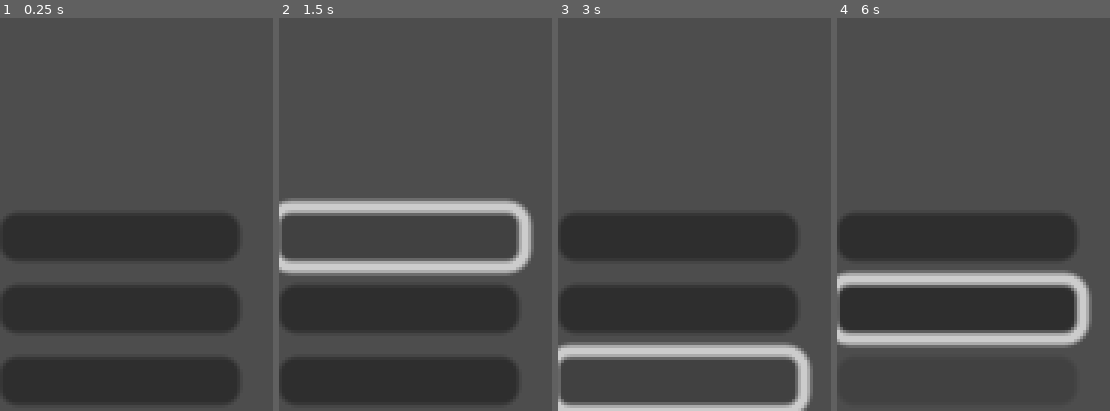
Above: before the commit, frames 1-4 (left to right).
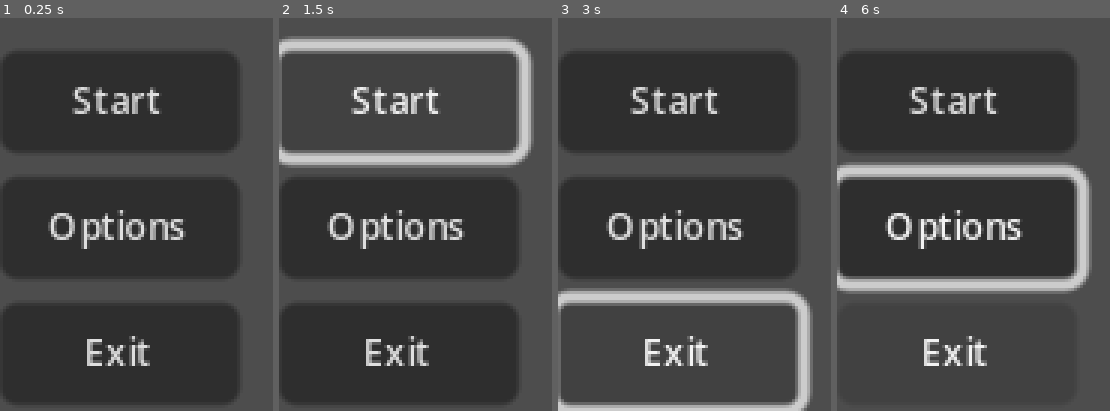
Above: after the commit, the same moments.

Repository: AlayandeWork/Rate.My.Hero
Game: Godot game, scene res://Nodes/Menu/menu.tscn
The game is run twice, just before and just after one commit, with the same random seed, the same clock (stepped at 60 frames per second) and the same inputs. This scene is started directly instead of the project's main scene.
Inputs (mouse positions are in pixels of both pictures, inside the frame that each line leads up to; where the layout moved, square brackets give the same spot in the first picture):
- Up to frame 1 (0.25 s): no input
- Up to frame 2 (1.5 s): click (399, 226) [399, 308] at 0.5 s; click (399, 100) [399, 238] at 1.25 s
- Up to frame 3 (3 s): click (678, 100) [678, 238] at 2 s; click (678, 352) [678, 379] at 2.75 s
- Up to frame 4 (6 s): hold Right (Right) 3.53-4.28 s; hold Down (Down) 4.28-5.03 s; hold Right (Right) 5.03-5.78 s; hold Up (Up) from 5.78 s (still down)

The runs differ from the first frame. In frame 1, 39% of the frame differs, in the area x 1-87%, y 9-89%; in frame 2, 33%; in frame 3, 41%; in frame 4, 48%, in the area x 0-94%, y 9-89%.

Commit message:
added button labels

Diff:
--- a/Nodes/Menu/menu.tscn
+++ b/Nodes/Menu/menu.tscn
@@ -20,9 +20,15 @@
 
 [node name="Button" type="Button" parent="VBoxContainer"]
 layout_mode = 2
+theme_override_font_sizes/font_size = 6
+text = "Start"
 
 [node name="Button2" type="Button" parent="VBoxContainer"]
 layout_mode = 2
+theme_override_font_sizes/font_size = 6
+text = "Options"
 
 [node name="Button3" type="Button" parent="VBoxContainer"]
 layout_mode = 2
+theme_override_font_sizes/font_size = 6
+text = "Exit"
